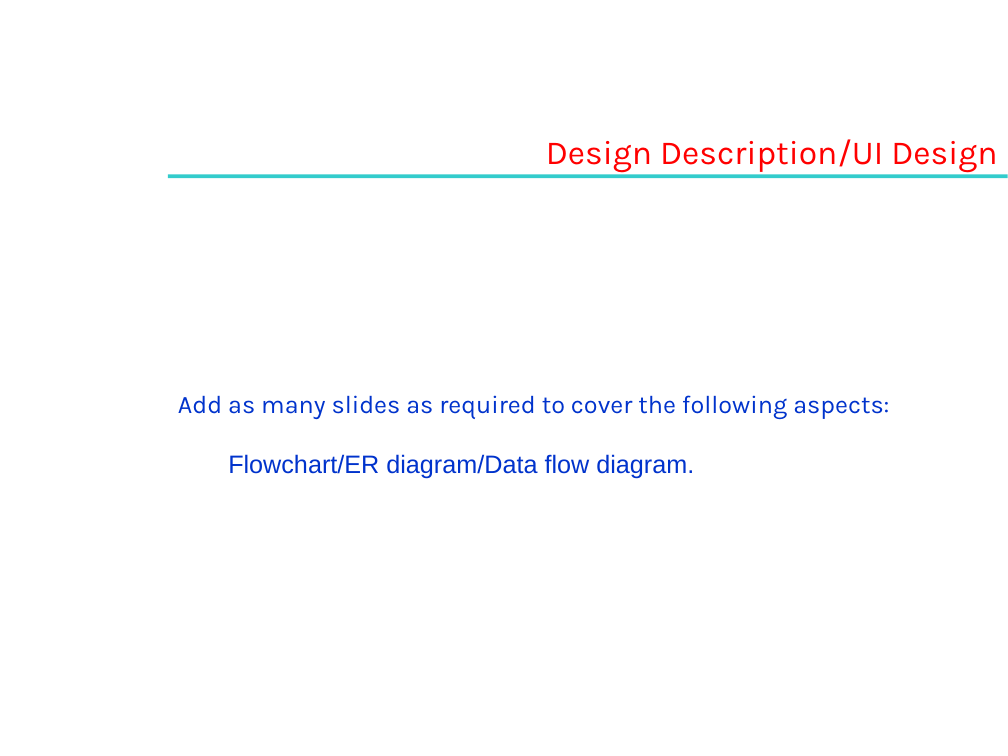
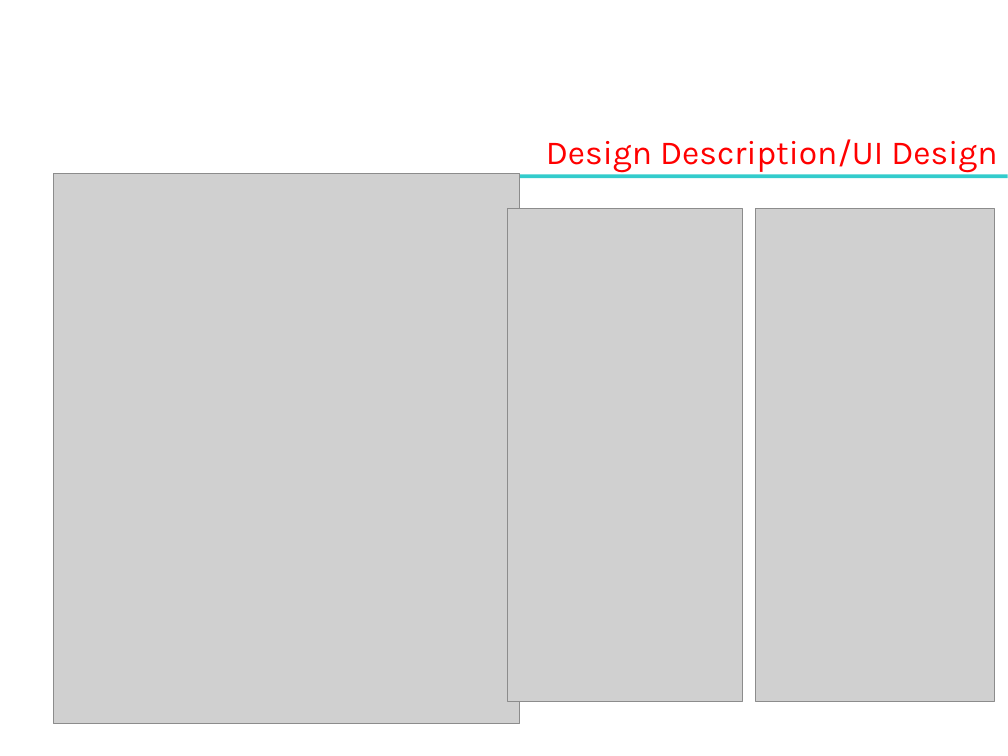
Before and after one commit to CAMKULKARNI/Speech-Calculator, a slide deck: slide 4 of other docs/speech calculator/Special Topic Mini ESA Project Demonstration Aug - Dec 2021.pptx. Drawn at 1008x756 pixels with LibreOffice and Linux fonts; fonts in the diff are those of the drawing; grey boxes stand for pictures; background and template pictures are left out. Boxes give left, top, right and bottom in pixels: in the first picture for what was removed or moved away, otherwise in the second. Text is boxed around its words. In the diff, an @@ line names an element or a change of style, - is before the commit and + after.

```diff
--- a/other docs/speech calculator/Special Topic Mini ESA Project Demonstration Aug - Dec 2021.pptx
+++ b/other docs/speech calculator/Special Topic Mini ESA Project Demonstration Aug - Dec 2021.pptx
@@ picture added at [53,173,520,724] @@
@@ picture added at [508,209,743,702] @@
@@ picture added at [756,209,994,702] @@
@@ text removed at [178,395,889,479] @@
-Add as many slides as required to cover the following aspects:
-Flowchart/ER diagram/Data flow diagram.
```
Also in this commit, not shown: 1 other slide changed, 9 slides added, 5 slides removed, 4 other files.
